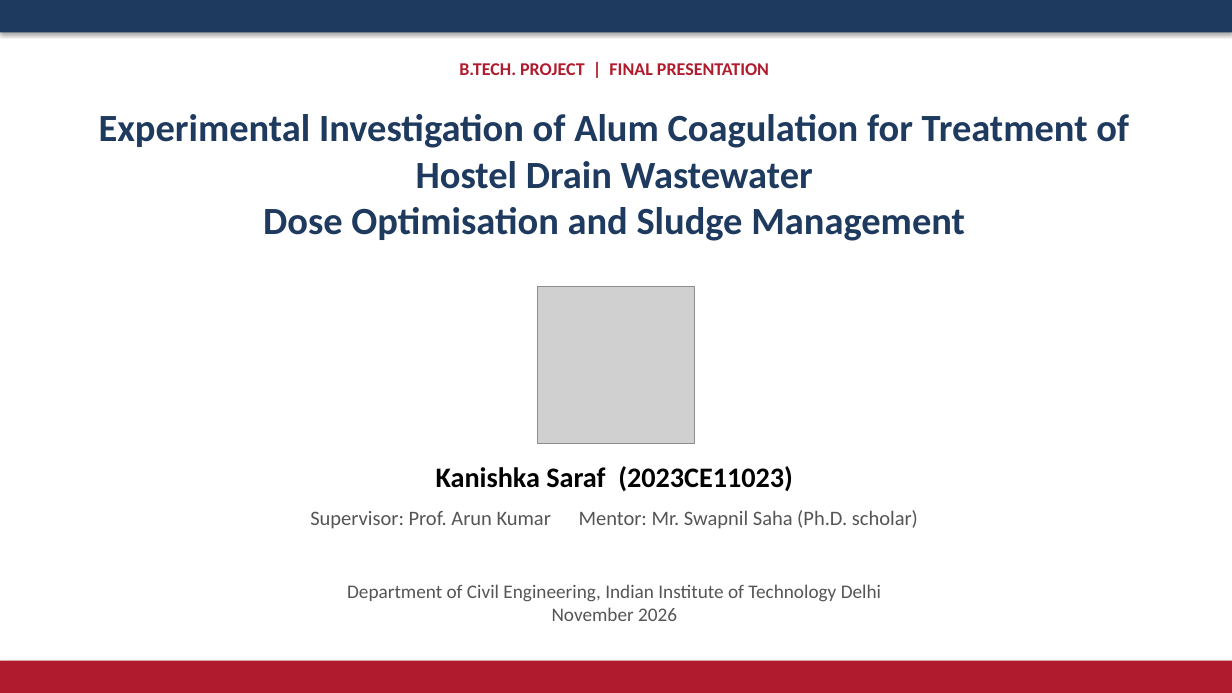
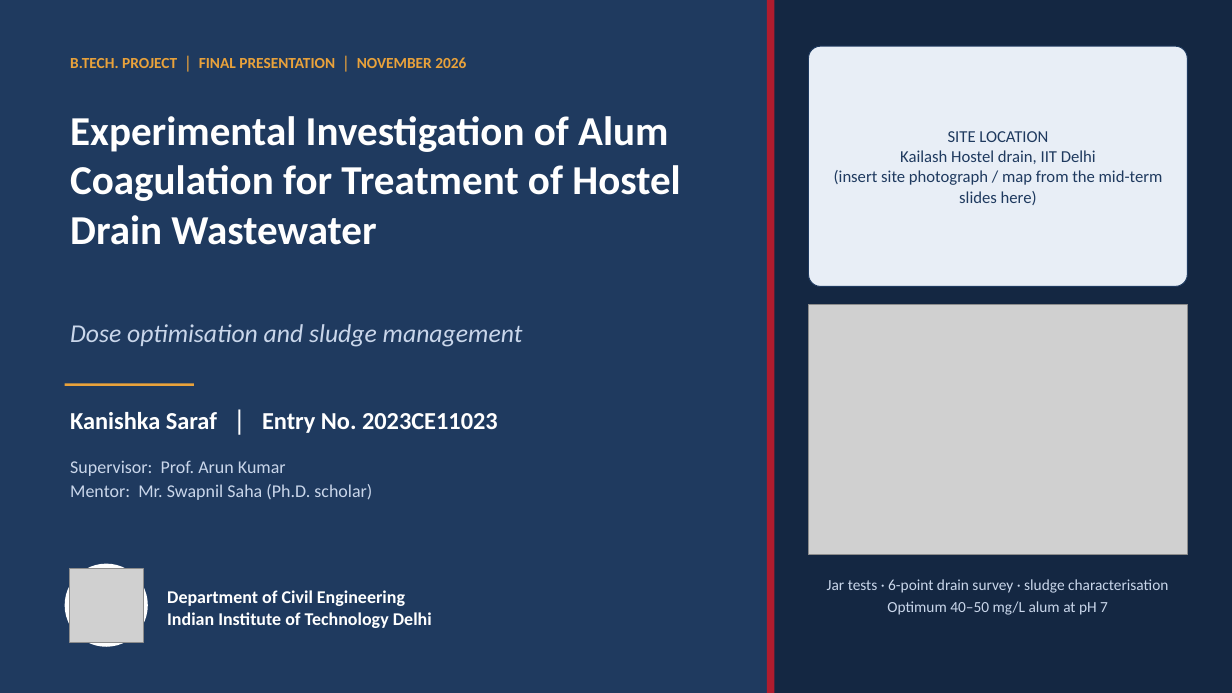
Before and after one commit to vinilverma27-hub/Clinch.ai, a slide deck: slide 1 of docs/btp-report/BTP_Final_Presentation_Kanishka_Saraf_2023CE11023.pptx. Drawn at 1232x693 pixels with LibreOffice and Linux fonts; fonts in the diff are those of the drawing; grey boxes stand for pictures. Boxes give left, top, right and bottom in pixels: in the first picture for what was removed or moved away, otherwise in the second. Text is boxed around its words. In the diff, an @@ line names an element or a change of style, - is before the commit and + after.

```diff
--- a/docs/btp-report/BTP_Final_Presentation_Kanishka_Saraf_2023CE11023.pptx
+++ b/docs/btp-report/BTP_Final_Presentation_Kanishka_Saraf_2023CE11023.pptx
@@ rectangle: place and size @@
-rectangle at [0, 0, 1232, 32]
+rectangle at [0, 0, 1232, 693]
@@ rectangle at [0, 0, 1232, 693]: fill #1F3A5F to #142742; shadow off @@
@@ rectangle: place and size @@
-rectangle at [0, 661, 1232, 693]
+rectangle at [0, 0, 767, 693]
@@ rectangle at [0, 0, 767, 693]: fill #B01C2E to #1F3A5F; shadow off @@
@@ rectangle added at [767, 0, 775, 693], fill #B01C2E @@
@@ text at [70, 57, 466, 68]: text changed; size 14 to 12 pt; text colour #B01C2E to #E9A23B @@
-B.TECH. PROJECT | FINAL PRESENTATION
+B.TECH. PROJECT │ FINAL PRESENTATION │ NOVEMBER 2026
@@ rounded rectangle added at [809, 46, 1188, 287], fill #E8EEF6, outline #1F3A5F 0.75 pt @@
@@ text "Experimental Investigation of Alum Coagulation ...": place and size @@
-text "Experimental Investigation of Alum Coagulation ..." at [99, 114, 1129, 241]
+text "Experimental Investigation of Alum Coagulation ..." at [70, 116, 680, 245]
@@ text "Experimental Investigation of Alum Coagulation ..." at [70, 116, 680, 245]: size 30 to 32 pt, text colour #1F3A5F to #FFFFFF; alignment centre to left @@
@@ text added at [834, 131, 1163, 205], 13 pt, text #1F3A5F @@
+SITE LOCATION
+Kailash Hostel drain, IIT Delhi
+(insert site photograph / map from the mid-term slides here)
@@ text at [263, 207, 965, 241]: paragraph removed @@
-Dose Optimisation and Sludge Management
@@ text added at [70, 324, 523, 347], 20 pt, text #C9D6EA, italic @@
+Dose optimisation and sludge management
@@ picture added at [809, 305, 1188, 555] @@
@@ rectangle added at [65, 384, 194, 386], fill #E9A23B @@
@@ text at [70, 412, 498, 433]: text changed; size 22 to 19 pt; text colour #000000 to #FFFFFF @@
-Kanishka Saraf (2023CE11023)
+Kanishka Saraf │ Entry No. 2023CE11023
@@ text at [70, 460, 372, 500]: text changed; size 16 to 14 pt; text colour #555555 to #C9D6EA @@
-Supervisor: Prof. Arun Kumar Mentor: Mr. Swapnil Saha (Ph.D. scholar)
+Supervisor: Prof. Arun Kumar
+Mentor: Mr. Swapnil Saha (Ph.D. scholar)
@@ ellipse added at [65, 564, 148, 647], fill #FFFFFF @@
@@ picture: place and size @@
-picture at [538, 287, 695, 444]
+picture at [69, 568, 143, 642]
@@ text "Department of Civil Engineering" at [167, 590, 432, 628]: vertical alignment top to middle @@
@@ text at [167, 590, 432, 628]: text changed; size 15 to 14 pt; text colour #555555 to #FFFFFF; bold on @@
-Department of Civil Engineering, Indian Institute of Technology Delhi
-November 2026
+Department of Civil Engineering
+Indian Institute of Technology Delhi
@@ text added at [827, 579, 1168, 615], 12 pt, text #C9D6EA @@
+Jar tests · 6-point drain survey · sludge characterisation
+Optimum 40–50 mg/L alum at pH 7
```
Also in this commit, not shown: 11 other slides changed, 1 other file.
